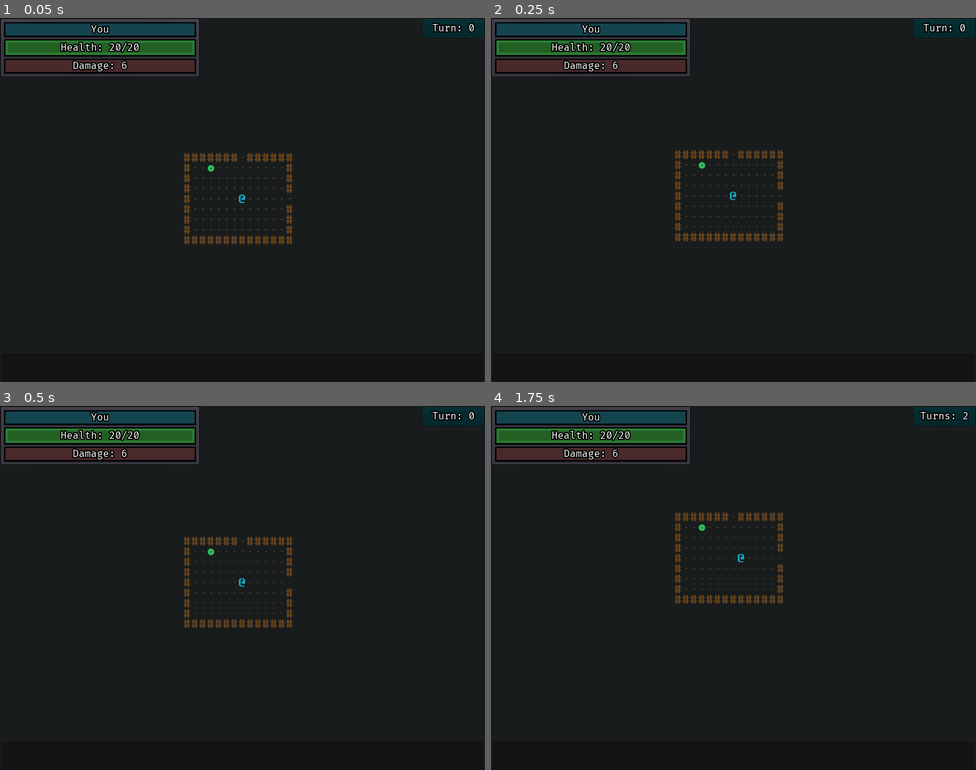
Above: before the commit, frames 1-4 (two rows, left to right).
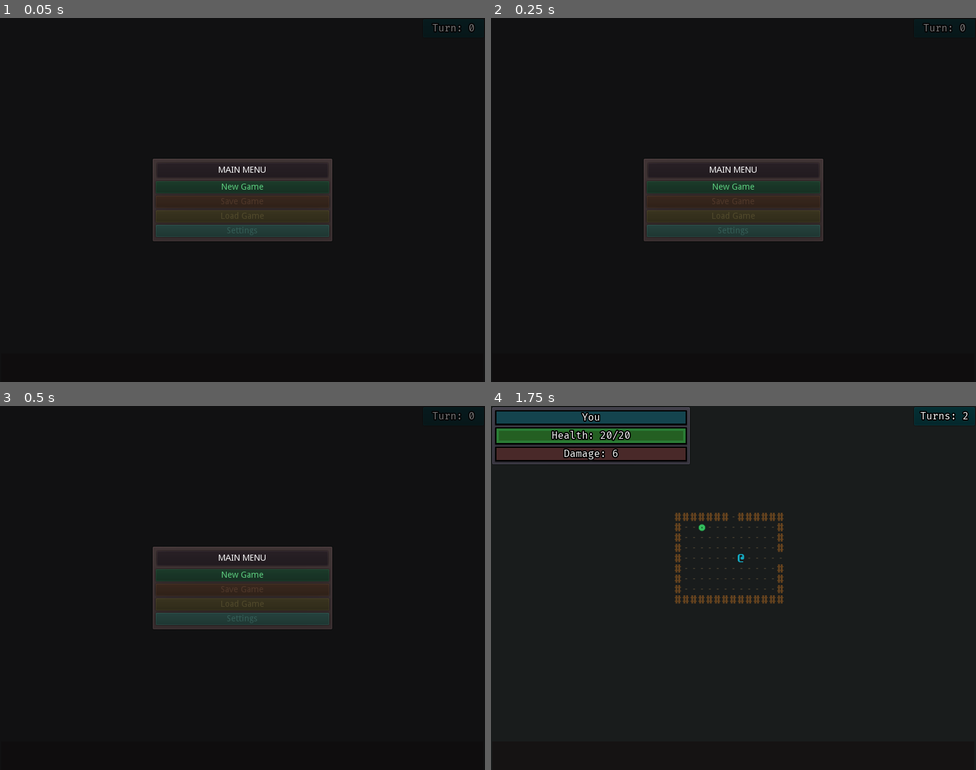
Above: after the commit, the same moments.

Repository: ZenCoderGames/ZRoguelikeGame
Game: Godot game, scene res://scene/main/MainScene.tscn
Two runs of this game, one before a commit and one after it. Both use one fixed random seed, a clock stepped at 60 frames per second and the inputs below.
Inputs (mouse positions are in pixels of both pictures, inside the frame that each line leads up to):
- Up to frame 1 (0.05 s): no input
- Up to frame 2 (0.25 s): no input
- Up to frame 3 (0.5 s): no input
- Up to frame 4 (1.75 s): click (733, 573) at 0.5 s, where only the run after the commit has a clickable "New Game"; tap Enter at 1.25 s; hold Right (move_right) from 1.28 s (still down); tap S (cam_move_down) at 1.35 s

The runs differ from the first frame. In frame 1, 11% of the frame differs, in the area x 0-100%, y 0-63%; in frame 2, 11%; in frame 3, 11%; in frame 4, nothing differs.

Commit message:
More menu flow

Diff:
--- a/scene/main/MainScene.tscn
+++ b/scene/main/MainScene.tscn
@@ -82,4 +82,3 @@
 
 [node name="MainMenuUI" parent="CanvasLayer" instance=ExtResource( 8 )]
 unique_name_in_owner = true
-visible = false
--- a/scripts/battle/BattleInstance.gd
+++ b/scripts/battle/BattleInstance.gd
@@ -32,30 +32,37 @@
 signal OnMainMenuOn()
 signal OnMainMenuOff()
 
+var firstTimeDungeon:bool = false
 var onGameOver:bool
 
 func _init():
 	Dungeon.init(self)
 
 func _ready():
-	yield(get_tree(),"idle_frame")
-	_create_dungeon()
-	emit_signal("OnDungeonInitialized")
+	mainMenuUI.visible = true
+	mainMenuUI.connect("OnNewGamePressed", self, "_on_new_game")
+
+func _on_new_game():
+	if !firstTimeDungeon:
+		_create_dungeon()
+	else:
+		restart_dungeon()
 
 func _create_dungeon():
 	_shared_dungeon_init()
+	firstTimeDungeon = true
+	emit_signal("OnDungeonInitialized")
 
 func restart_dungeon():
 	Dungeon.clean_up()
-	_toggle_main_menu()
 	_shared_dungeon_init()
 	emit_signal("OnDungeonRecreated")
 
 func _shared_dungeon_init():
 	Dungeon.create()
 	onGameOver = false
+	_toggle_main_menu()
 	Dungeon.player.connect("OnDeath", self, "_on_game_over")
-
 
 func _unhandled_input(event: InputEvent) -> void:
 	if onGameOver:
--- a/scripts/battle/ui/MainMenuUI.gd
+++ b/scripts/battle/ui/MainMenuUI.gd
@@ -8,6 +8,8 @@
 onready var settingsButton:Button = $"%SettingsButton"
 
 onready var deathUI:Node = $"%DeathUI"
+
+signal OnNewGamePressed()
 
 # Called when the node enters the scene tree for the first time.
 func _ready():
@@ -31,7 +33,7 @@
 	Dungeon.player.connect("OnDeath", self, "_on_game_over")
 
 func on_new_game():
-	Dungeon.battleInstance.restart_dungeon()
+	emit_signal("OnNewGamePressed")
 
 func on_save_game():
 	pass
